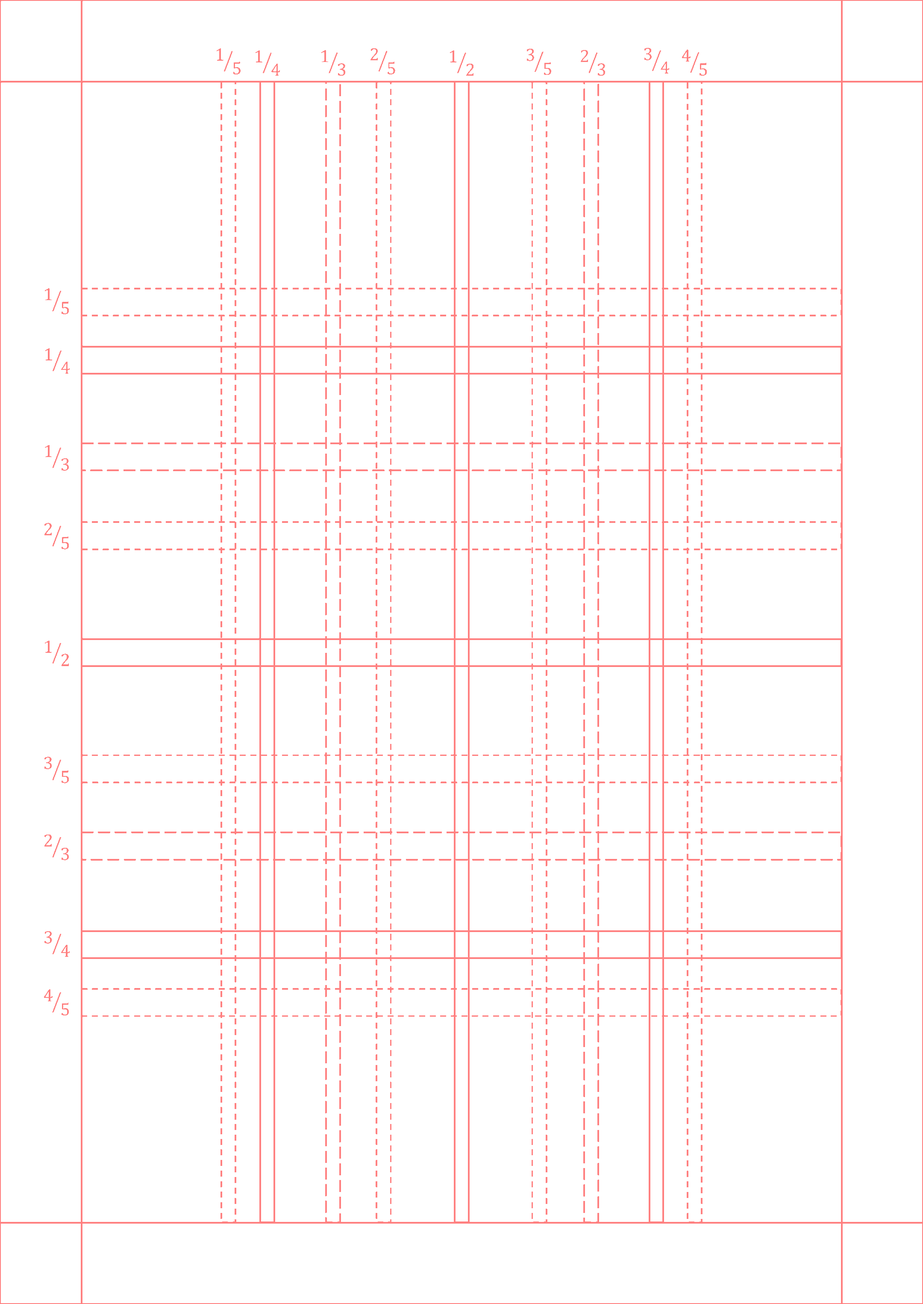
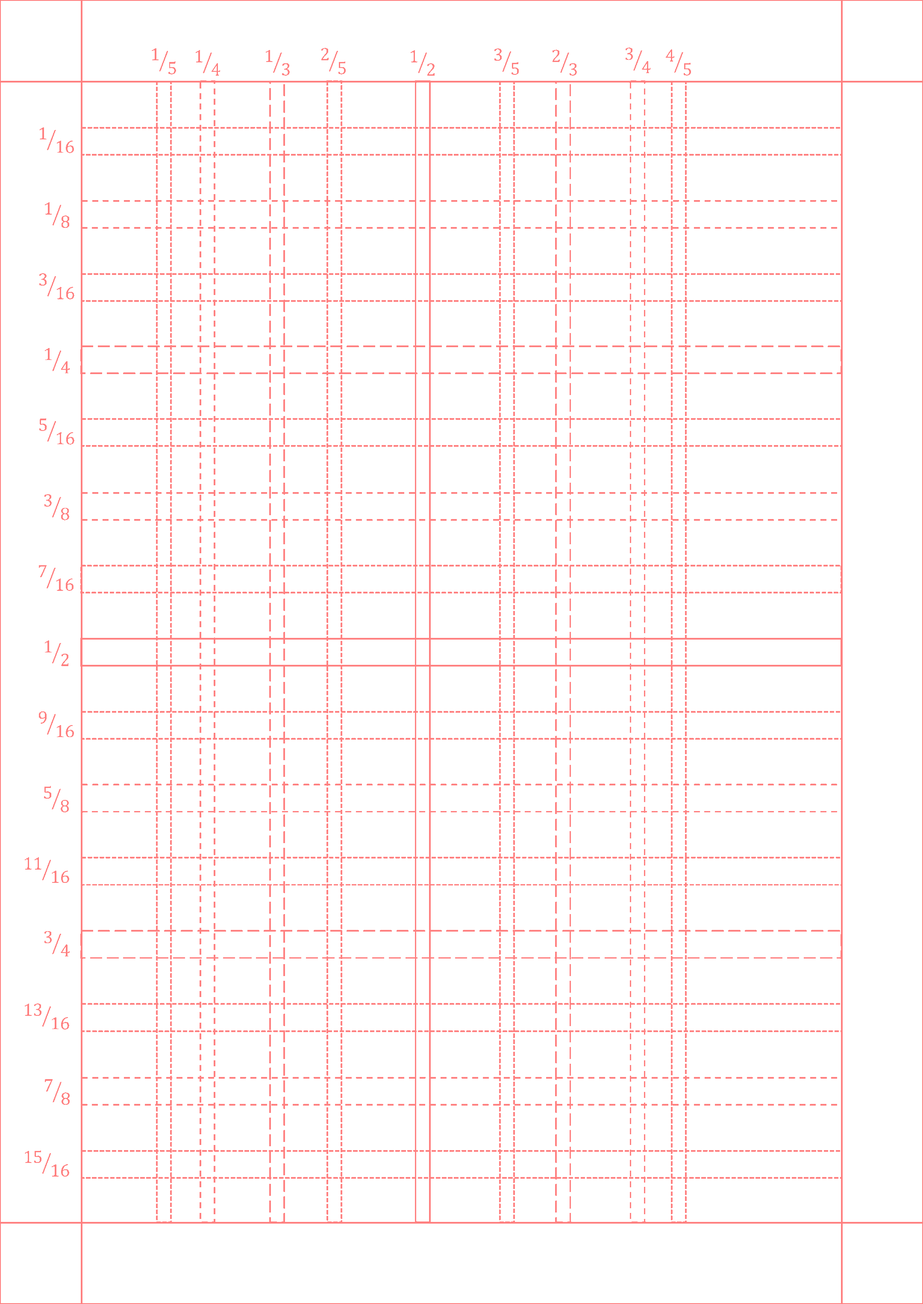
Two versions of the same layered image (923x1304). Layer-by-layer changes:
pixels changed over [0,0,842,1222] (layer not identified)
